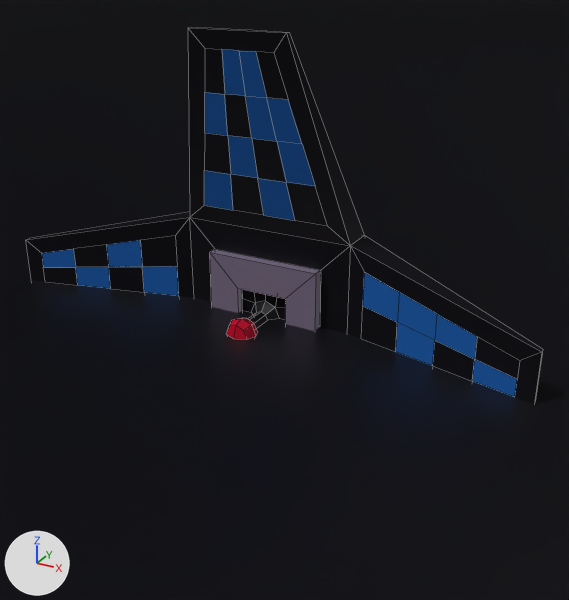
What one commit did to the FBX model Assets/Prefabs/Environment/FBX/sci-fi-antenna.fbx.
Rendered twice from a camera (50 mm lens) standing at (0.0454, -0.1093, 0.0416) and looking at (0.0014, -0.0292, 0.0015). Arrows for +X, +Y and +Z are at lower left; the lights stay in place. Mesh edges are drawn as thin lines. Where no turn or scale is listed for an object, it has been applied to the vertices. Vertices at the same position are counted once.

The first picture shows 'antenna', 'stand'.
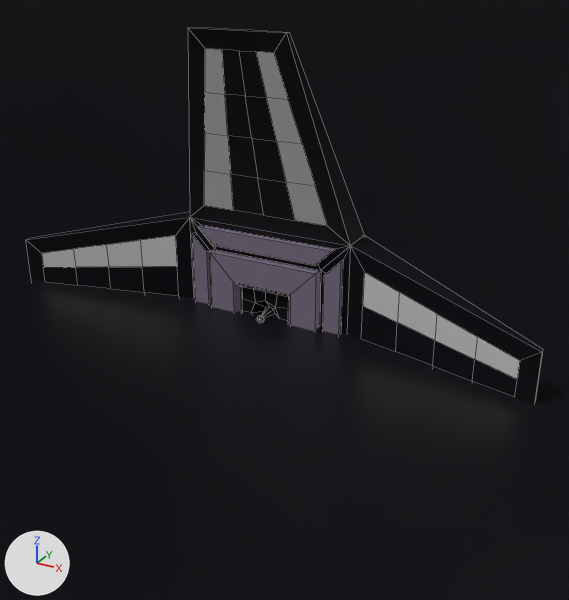
Edits to the bpy script that builds the scene:
```text
Change me_cube_004:
    used by ob_antenna; location = (0.0, -0.0266, 0.0)
    remove me_cube_004.from_pydata(...)  # 314 vertices, 276 faces; spans x -0.0344..0.0344, y -0.0124..0.0043, z -0.0344..0.0344
    add me_cube_004.from_pydata(...)  # 350 vertices, 312 faces; spans x -0.0344..0.0344, y -0.0105..0.0043, z -0.0344..0.0344
    me_cube_004 part 1
    4 vertices are removed from x -0.0034..0.0034, y -0.006, z -0.0034..0.0034
    12 faces are deleted
    41 vertices move from x -0.0019..0.0019, y -0.0124..-0.0061, z -0.0019..0.002 to x -0.0008..0.0008, y -0.0068..-0.0039, z -0.0008..0.0008
    24 vertices are added at x -0.0103..0.0103, y -0.006..-0.0053, z -0.0103..0.0103
    16 new vertices lie (0.0, 0.0008, 0.0) away from vertices in x -0.0103..0.0103, y -0.0055, z -0.0103..0.0103
    48 new faces join them
    me_cube_004 part 2: 163 kept faces spanning x -0.0323..0.0323, y -0.01..0.0043, z -0.0323..0.0324 get new texture (UV) coordinates
```

Location of each change, [x1, y1, x2, y2] in pixels of the pictures (569 x 600 px):
part 1 of me_cube_004, built on
    before: [190, 217, 350, 339]
    after: [190, 217, 350, 335]
part 2 of me_cube_004, surface changed
    both: [42, 48, 520, 397]
